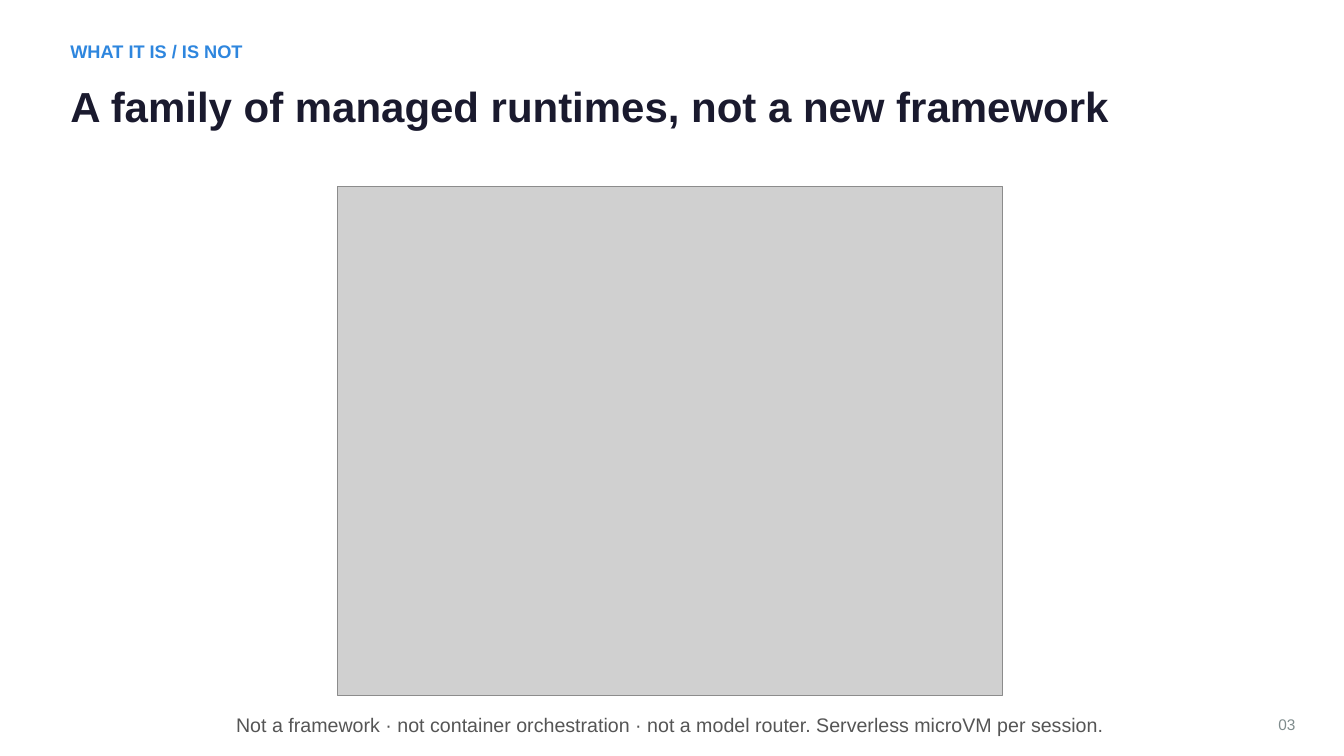
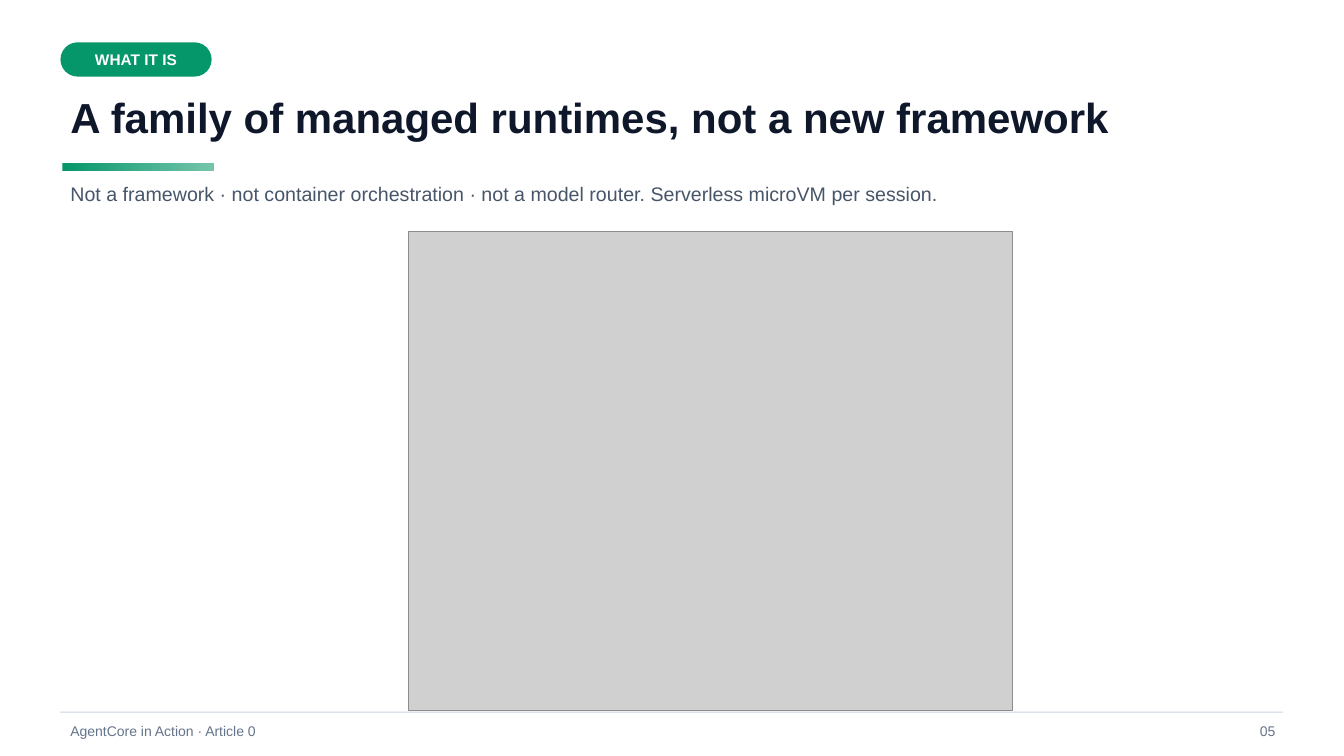
Before and after one commit to pinxiong/bedrock-agentcore-in-action, a slide deck: slide 5 of articles/decks/aws-agentcore-under-the-hood.pptx (slide 3 before the commit). Drawn at 1344x756 pixels with LibreOffice and Linux fonts; fonts in the diff are those of the drawing; grey boxes stand for pictures. Boxes give left, top, right and bottom in pixels: in the first picture for what was removed or moved away, otherwise in the second. Text is boxed around its words. In the diff, an @@ line names an element or a change of style, - is before the commit and + after.

Commit message:
a0 revision v2: vivid design system, env-first step-by-step structure, screenshot spots
- figures: 8 figures (new F0 command map), vivid palette, shadows, gradients,
  8 distinct layouts; reused across en/zh articles and deck
- en article: env checklist up front, steps 1-5 with real commands+outputs,
  6 screenshot spots, sanitized account id
- zh article: same structure, same figures, screenshot spots
- deck: 23 slides, dark gradient title/divider/closing slides, kicker chips,
  accent underlines, dark code panels, LIVE DEMO chips, number badges
- PLAN.md: v2 figure/ppt specs + screenshot-spot convention

```diff
--- a/articles/decks/aws-agentcore-under-the-hood.pptx
+++ b/articles/decks/aws-agentcore-under-the-hood.pptx
@@ rounded rectangle added at (x1=60, y1=42, x2=212, y2=77), fill #059669, 11 pt, text #FFFFFF, bold @@
+WHAT IT IS
@@ text removed at (x1=70, y1=45, x2=242, y2=58) @@
-WHAT IT IS / IS NOT
@@ text "A family of managed runtimes, ..." moved from (x1=70, y1=91, x2=1108, y2=131) to (x1=70, y1=102, x2=1108, y2=142) @@
@@ text "A family of managed runtimes, ..." at (x1=70, y1=102, x2=1108, y2=142): text colour #1A1A2E to #0F172A @@
@@ text "Not a framework · not ..." moved from (x1=236, y1=718, x2=1103, y2=736) to (x1=70, y1=186, x2=937, y2=205) @@
@@ text "Not a framework · not ..." at (x1=70, y1=186, x2=937, y2=205): text colour #555555 to #475569; alignment centre to left @@
@@ rectangle added at (x1=63, y1=163, x2=214, y2=170), fill gradient #059669 to #75C5AC @@
@@ picture resized from (x1=338, y1=187, x2=1003, y2=696) to (x1=408, y1=232, x2=1013, y2=711) @@
@@ rectangle added at (x1=60, y1=712, x2=1284, y2=713), fill #CBD5E1 @@
@@ text removed at (x1=1278, y1=719, x2=1295, y2=730) @@
-03
@@ text added at (x1=70, y1=726, x2=256, y2=739), 10 pt, text #64748B @@
+AgentCore in Action · Article 0
@@ text added at (x1=1260, y1=726, x2=1276, y2=736), 10 pt, text #64748B @@
+05
```
Also in this commit, not shown: 10 other slides changed, 12 slides added, 6 slides removed, 21 other files.
